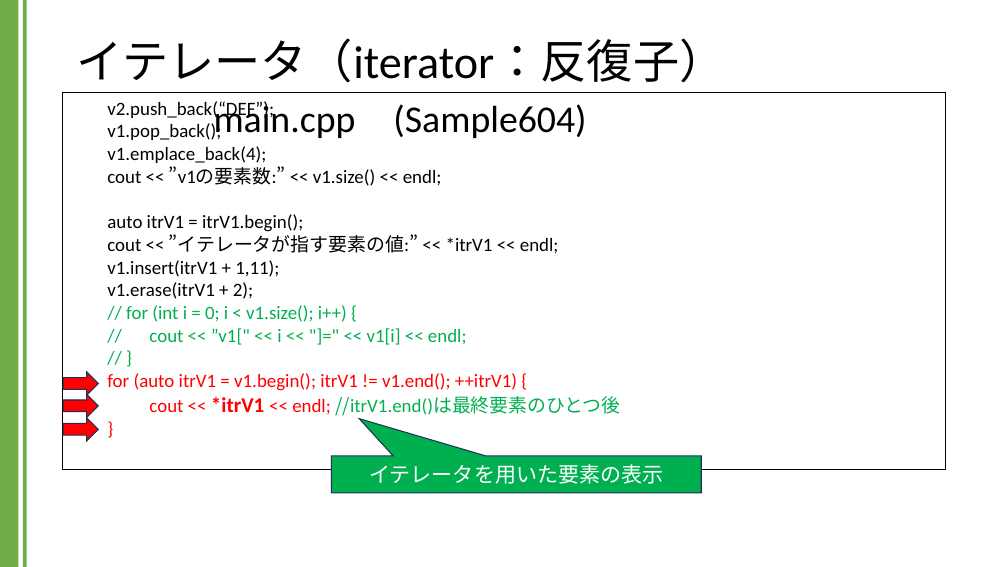
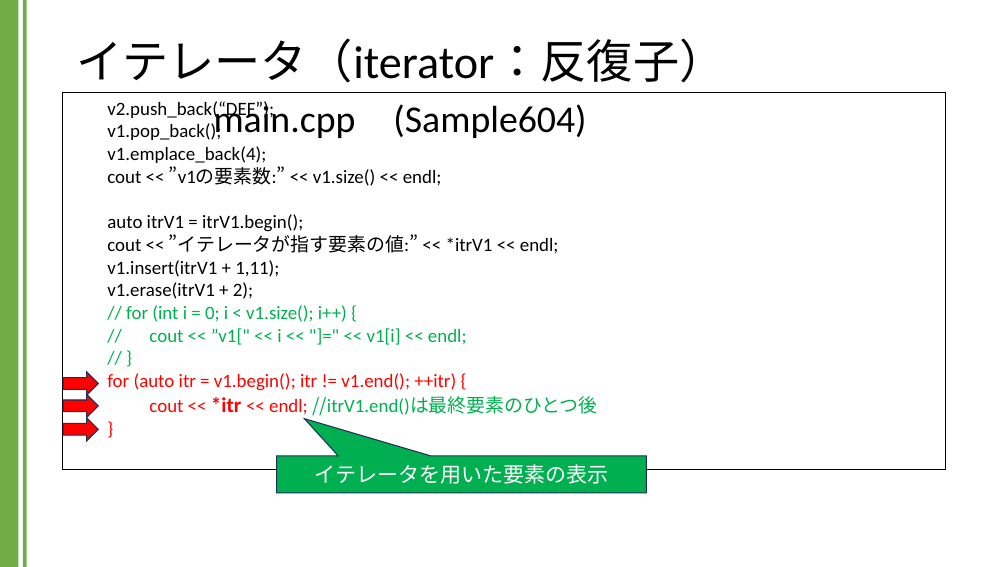
Before and after one commit to kic-murata/cpp2024, a slide deck: slide 25 of 授業資料/講義資料：Vectorクラス.pptx. Drawn at 1008x567 pixels with LibreOffice and Linux fonts; fonts in the diff are those of the drawing. Boxes give left, top, right and bottom in pixels: in the first picture for what was removed or moved away, otherwise in the second. Text is boxed around its words. In the diff, an @@ line names an element or a change of style, - is before the commit and + after.

```diff
--- a/授業資料/講義資料：Vectorクラス.pptx
+++ b/授業資料/講義資料：Vectorクラス.pptx
@@ text in rectangle at (107,373,598,416): text changed @@
-for (auto itrV1 = v1.begin(); itrV1 != v1.end(); ++itrV1) {
-cout << *itrV1 << endl; //itrV1.end()は最終要素のひとつ後
+for (auto itr = v1.begin(); itr != v1.end(); ++itr) {
+cout << *itr << endl; //itrV1.end()は最終要素のひとつ後
@@ speech box "イテレータを用いた要素の表示": place and size @@
-speech box "イテレータを用いた要素の表示" at (331,456,701,493)
+speech box "イテレータを用いた要素の表示" at (277,456,647,493)
```
Also in this commit, not shown: 3 other slides changed, 1 slide added, 1 slide removed.
